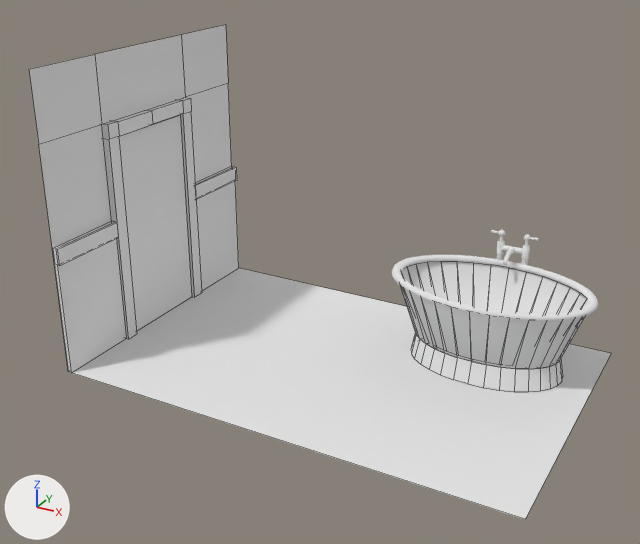
What one commit did to the Blender file Assets/models/floor_2/bathroom_e/bathroom_e.blend.
One viewpoint serves both versions: a 50 mm camera at (10.79, -21.19, 13.43) aimed at (-0.41, -0.83, 3.25). The lights are fixed; the arrows at lower left show +X, +Y and +Z. Mesh edges are drawn as thin lines on the coarser meshes.

Names of what the first picture shows: 'bathtub', 'door', 'door_frame', 'floor', 'inner_tub', 'tub_base', 'upper_lip', 'wall_s', 'wood_wall.003'.
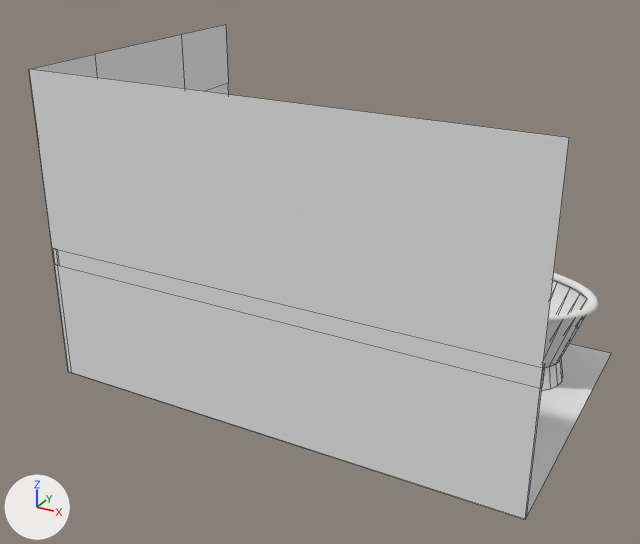
Commit message: bathroom_e: minor updates

Changed parts and their boxes (x1, y1, x2, y2) in the pictures (640 x 544 px):
'wall_e', shown: after (29, 69, 569, 368)
'wood_wall', shown: after (52, 248, 545, 519)
'floor', unchanged, covered by the edit: before (72, 268, 611, 519); after (527, 344, 611, 515)
'wall_s', unchanged, covered by the edit: before (29, 25, 232, 372); after (31, 25, 229, 94)
'wood_wall.003', unchanged, covered by the edit: before (53, 166, 239, 373)
'door', unchanged, covered by the edit: before (119, 115, 192, 331)

The change in detail:
Object 'wood_wall' (ob_wood_wall) is now shown.
Object 'wall_e' (ob_wall_e) is now shown.
